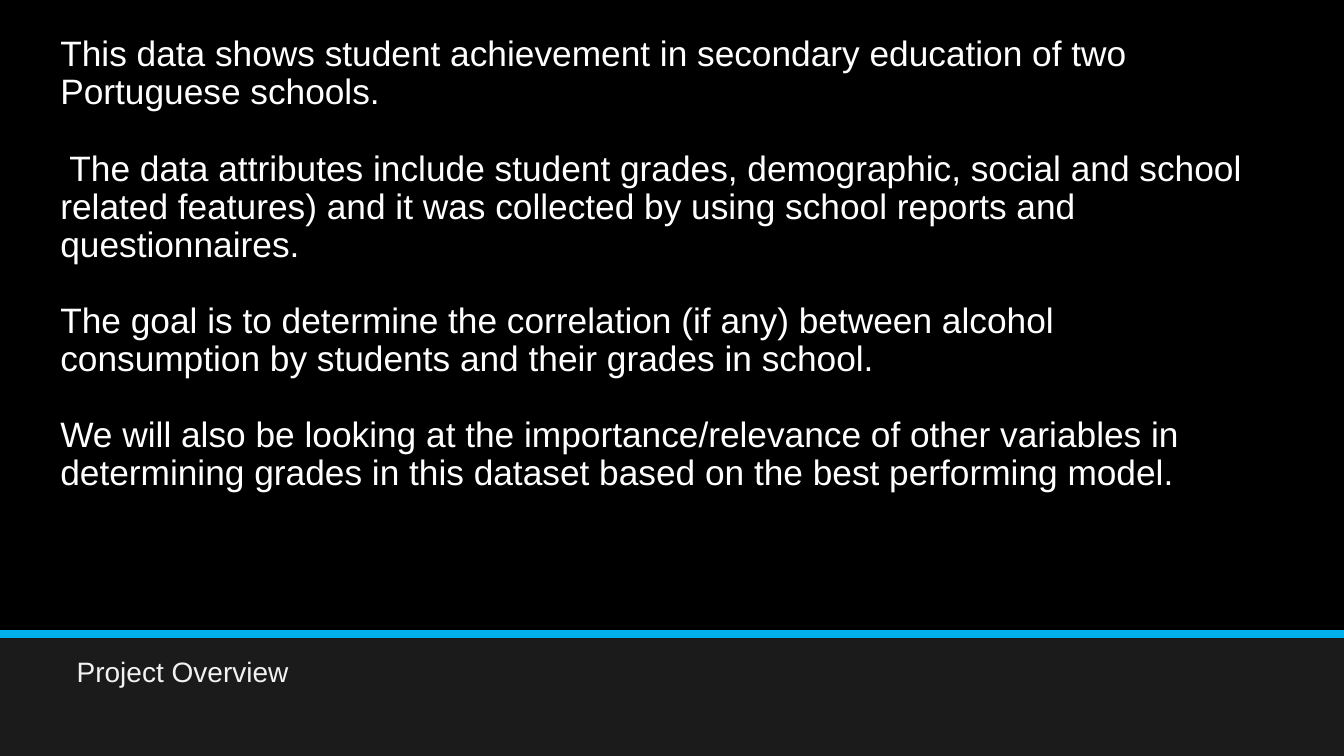
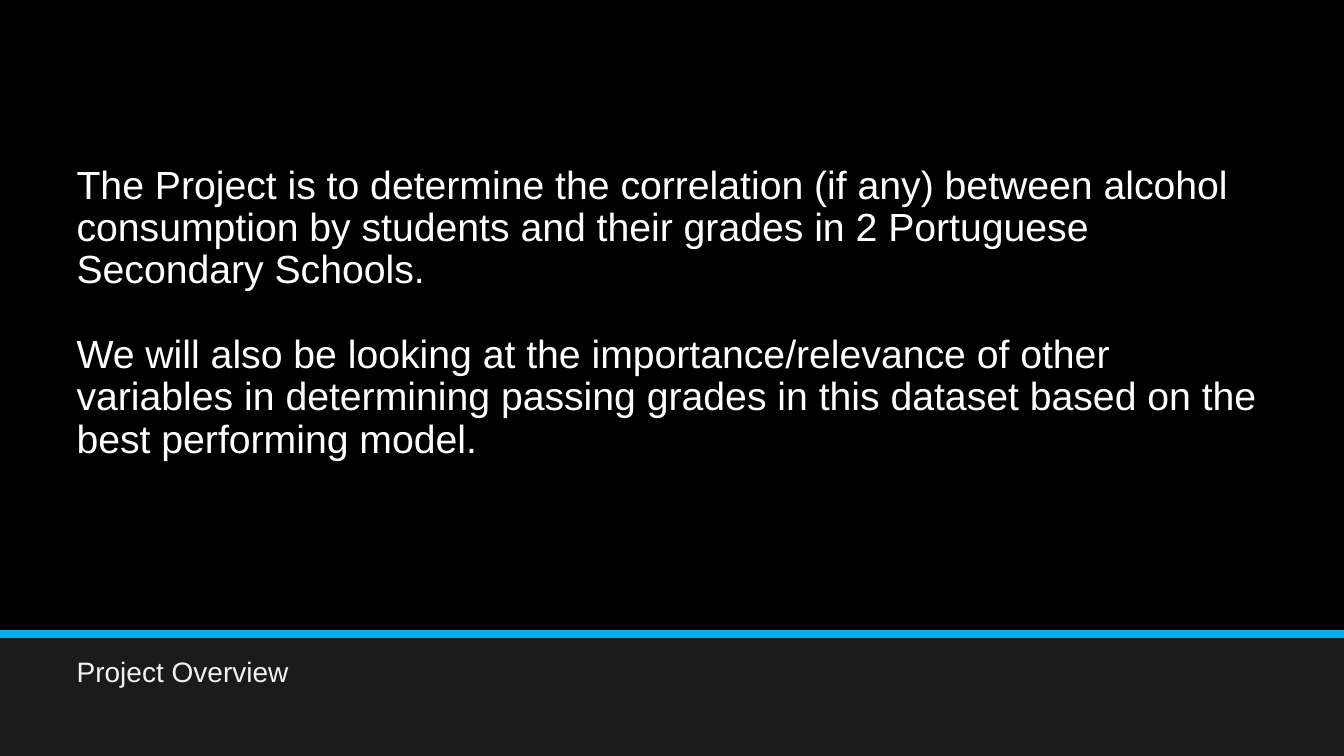
Before and after one commit to aajunwa/capstone, a slide deck: slide 2 of Student Alcohol Consumption Data Science Project.pptx. Drawn at 1344x756 pixels with LibreOffice and Linux fonts; fonts in the diff are those of the drawing. Boxes give left, top, right and bottom in pixels: in the first picture for what was removed or moved away, otherwise in the second. Text is boxed around its words. In the diff, an @@ line names an element or a change of style, - is before the commit and + after.

Commit message:
included descriptions and AUC

```diff
--- a/Student Alcohol Consumption Data Science Project.pptx
+++ b/Student Alcohol Consumption Data Science Project.pptx
@@ title "The Project is to determine ..." at (77, 170, 1256, 461): vertical alignment bottom to top @@
@@ title at (77, 170, 1256, 461): text changed; size 25.2 to 28 pt @@
-This data shows student achievement in secondary education of two Portuguese schools.
-The data attributes include student grades, demographic, social and school related features) and it was collected by using school reports and questionnaires.
-The goal is to determine the correlation (if any) between alcohol consumption by students and their grades in school.
-We will also be looking at the importance/relevance of other variables in determining grades in this dataset based on the best performing model.
+The Project is to determine the correlation (if any) between alcohol consumption by students and their grades in 2 Portuguese Secondary Schools.
+We will also be looking at the importance/relevance of other variables in determining passing grades in this dataset based on the best performing model.
```
Also in this commit, not shown: 16 other slides changed, 3 slides added, 3 slides removed, 2 other files.
